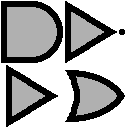
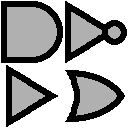
Layers edited between the first and the second 128x128 image:
renamed "AND" to "gates.png", painted on it over <box>102,20,127,45</box>
removed layer "NOT" over <box>102,20,125,45</box>
